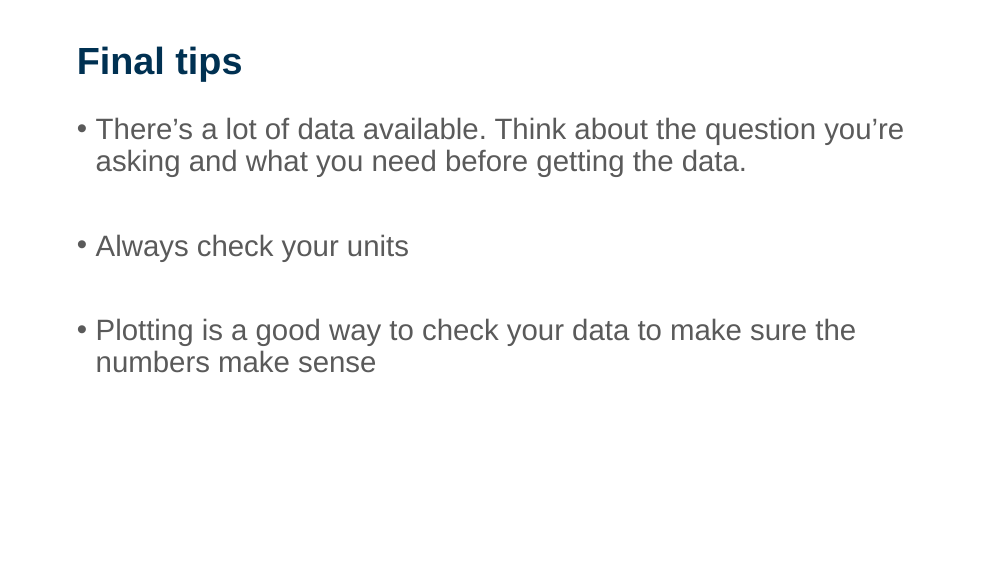
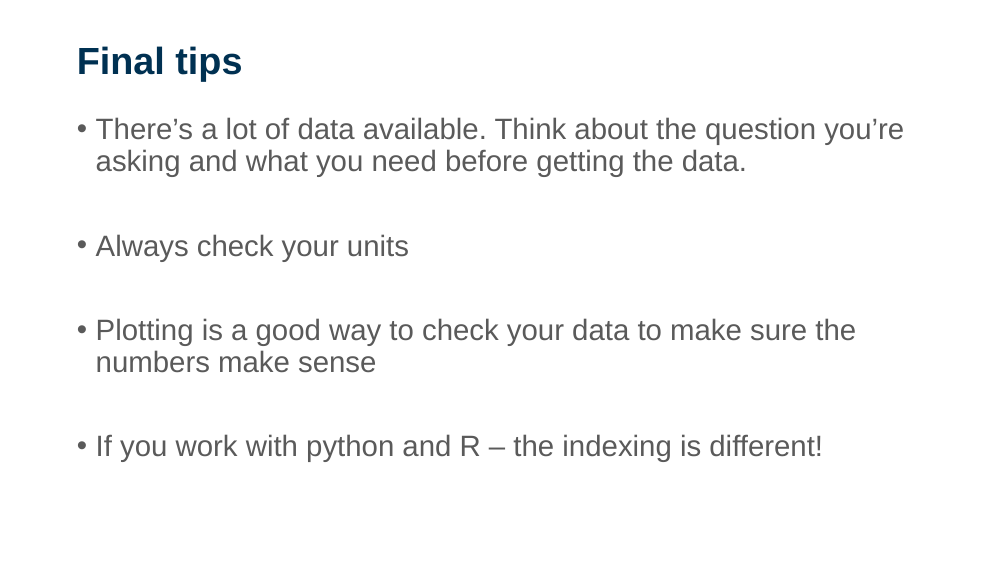
Before and after one commit to sdesrosiers1989/ICCB_Projections, a slide deck: slide 26 of ICCB2025_Session2_ClimateProjections.pptx (slide 25 before the commit). Drawn at 1008x567 pixels with LibreOffice and Linux fonts; fonts in the diff are those of the drawing; background and template pictures are left out. Boxes give left, top, right and bottom in pixels: in the first picture for what was removed or moved away, otherwise in the second. Text is boxed around its words. In the diff, an @@ line names an element or a change of style, - is before the commit and + after.

```diff
--- a/ICCB2025_Session2_ClimateProjections.pptx
+++ b/ICCB2025_Session2_ClimateProjections.pptx
@@ text at (96, 434, 823, 462): paragraph added @@
+• If you work with python and R – the indexing is different!
```
Also in this commit, not shown: 6 other slides changed, 1 slide added, 10 other files.
